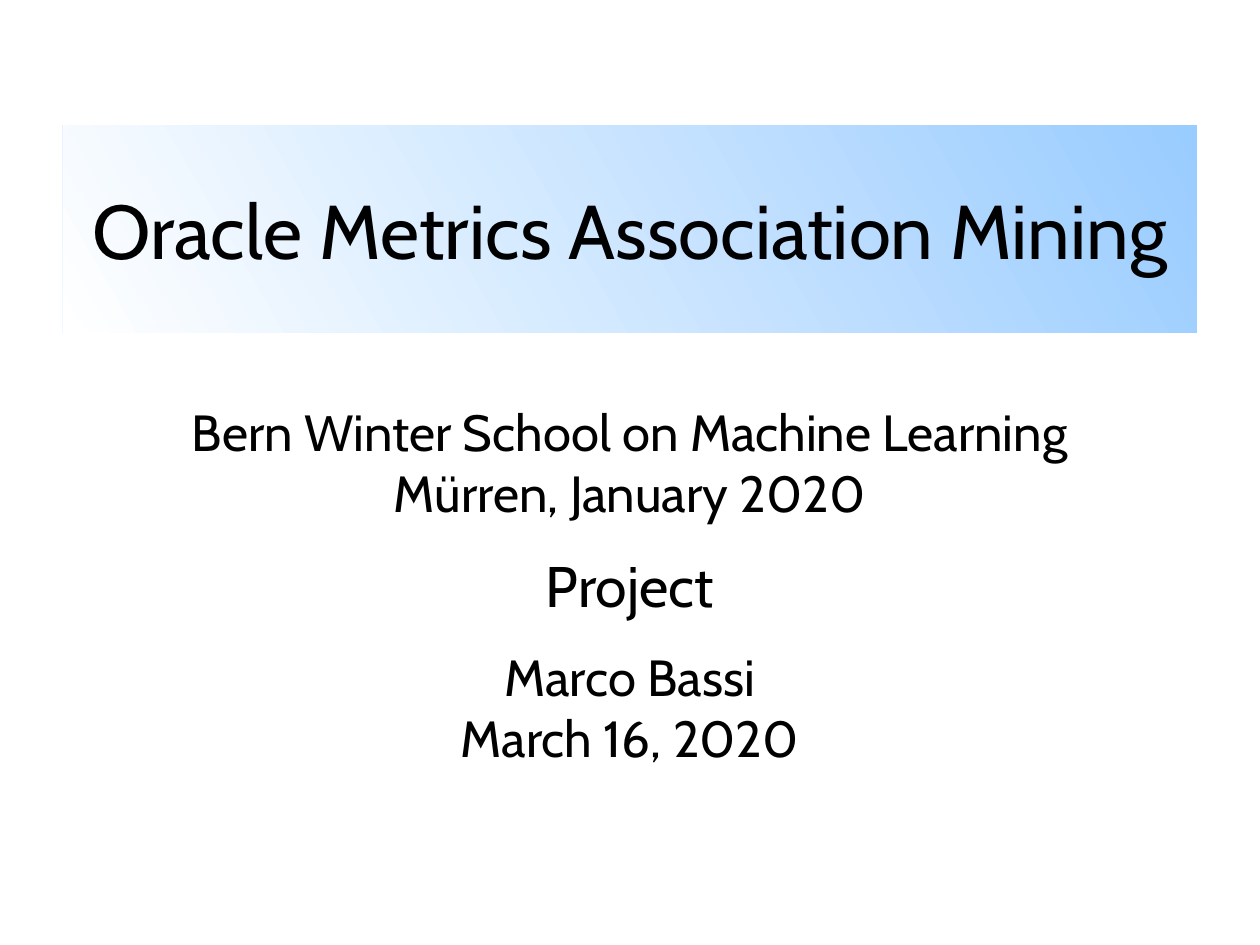
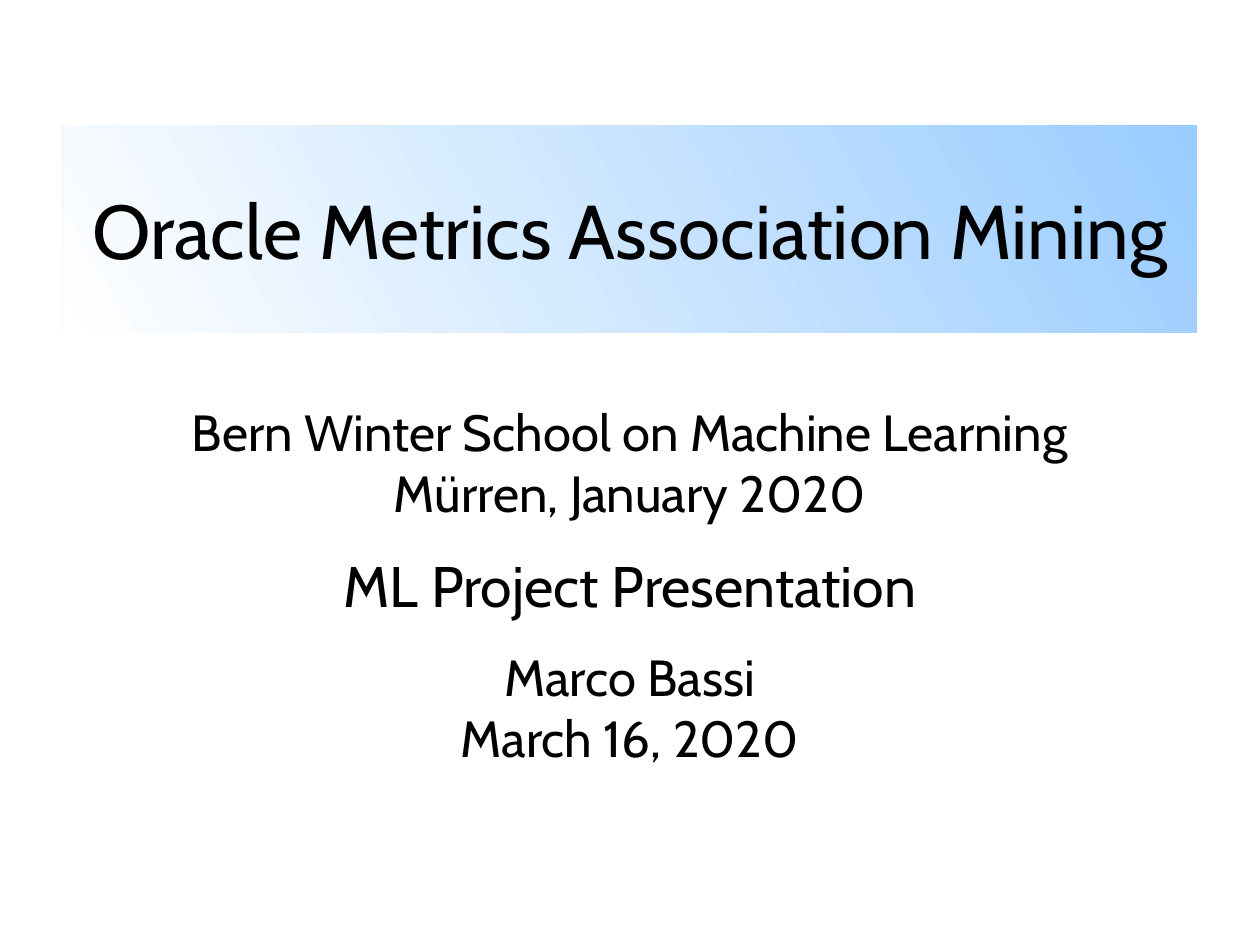
Before and after one commit to mbassi1364/CAS-Applied-Data-Science, a slide deck: slide 1 of Machine-Learning-Project/project.1/metriken.2020-03-14/analysis/prod.dba_hist_sysmetric_summary.2020-02-12-bis-2020-03-14/Report/bassi_oracle_metrics_association_mining.odp. Drawn at 1260x945 pixels with LibreOffice and Linux fonts; fonts in the diff are those of the drawing. Boxes give left, top, right and bottom in pixels: in the first picture for what was removed or moved away, otherwise in the second. Text is boxed around its words. In the diff, an @@ line names an element or a change of style, - is before the commit and + after.

```diff
--- a/Machine-Learning-Project/project.1/metriken.2020-03-14/analysis/prod.dba_hist_sysmetric_summary.2020-02-12-bis-2020-03-14/Report/bassi_oracle_metrics_association_mining.odp
+++ b/Machine-Learning-Project/project.1/metriken.2020-03-14/analysis/prod.dba_hist_sysmetric_summary.2020-02-12-bis-2020-03-14/Report/bassi_oracle_metrics_association_mining.odp
@@ subtitle at box(344, 567, 916, 619): text changed @@
-Project
+ML Project Presentation
```
Also in this commit, not shown: 4 other slides changed, 2 slides added, 3 other files.
